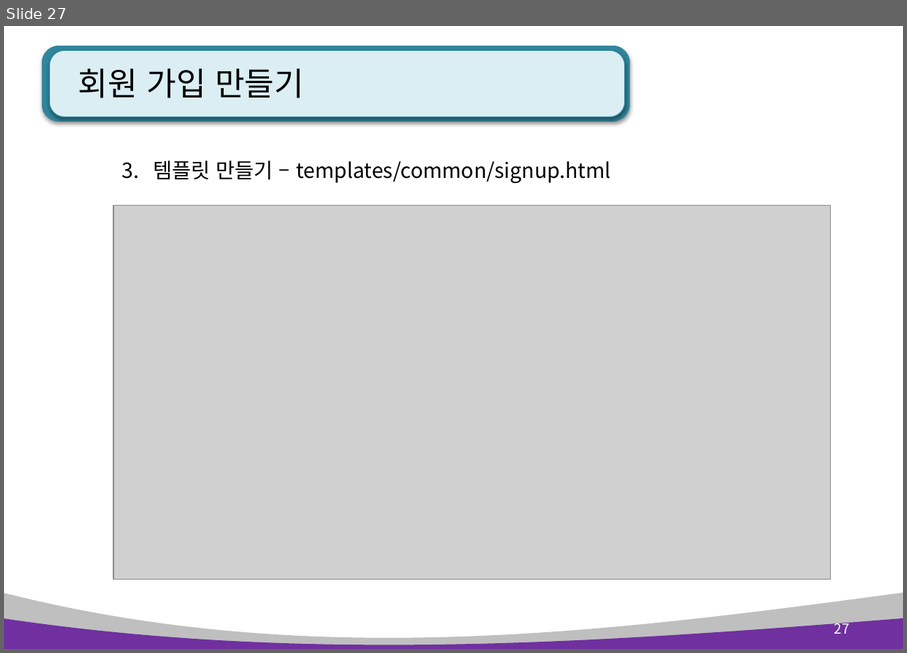
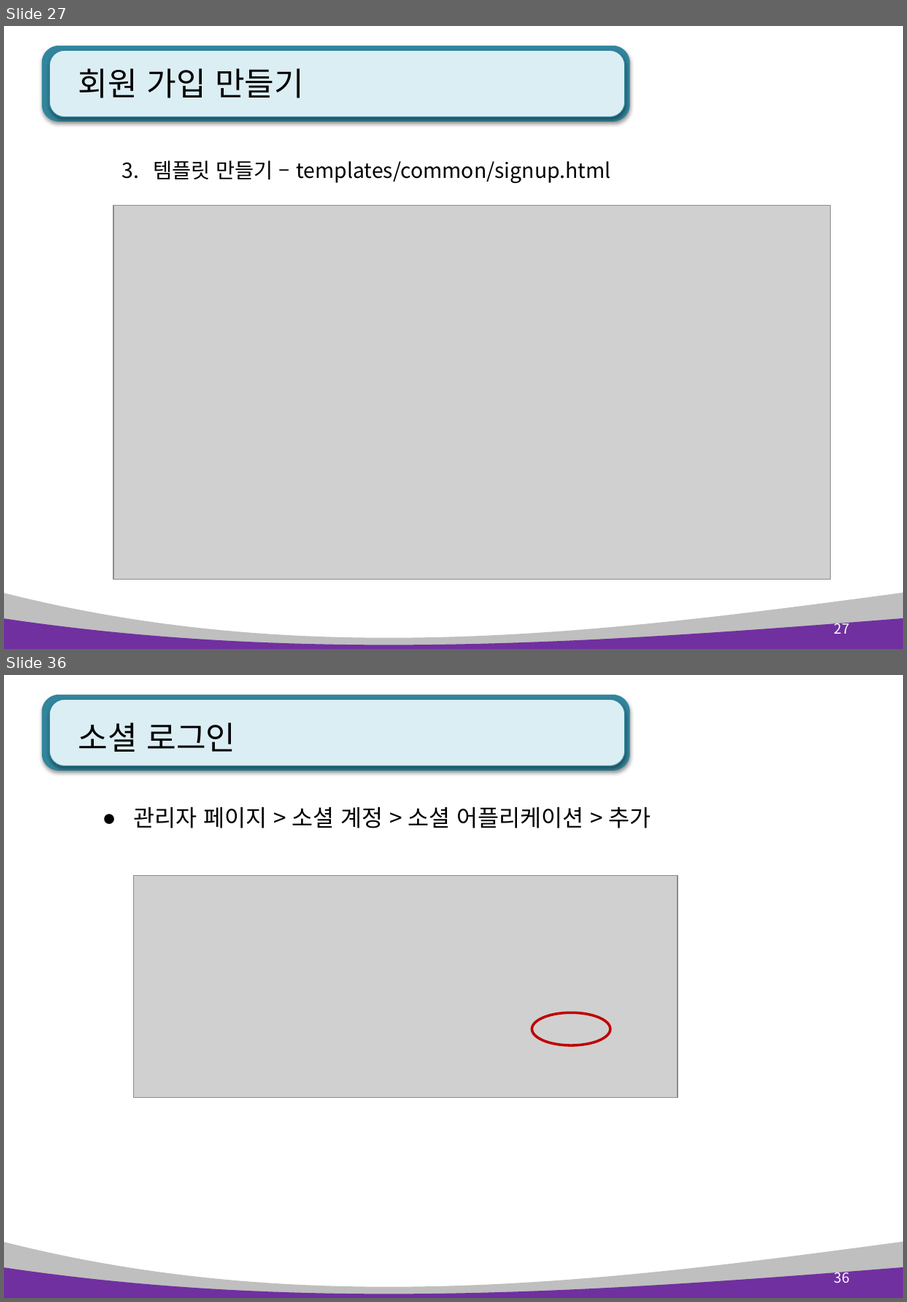
Before and after one commit to kiyongee2/green_project_web, a slide deck: django_ppt/blog_ppt/3장. blog 회원 관리.pptx. Shown one above the other, each under a label of ours: slide 27 before the commit, slides 27 and 36 after it; the slides between them are not shown. The pictures are 907x653 and 907x1302 pixels, drawn with LibreOffice and Linux fonts; fonts in the diff are those of the drawing; grey boxes stand for pictures. Boxes give left, top, right and bottom in pixels: in the first picture for what was removed or moved away, otherwise in the second. Text is boxed around its words. In the diff, an @@ line names an element or a change of style, - is before the commit and + after.

```diff
--- a/django_ppt/blog_ppt/3장. blog 회원 관리.pptx
+++ b/django_ppt/blog_ppt/3장. blog 회원 관리.pptx
@@ slide 36 added at (x1=4, y1=675, x2=903, y2=1298), background #FFFFFF; not listed: 4 template elements that a slide beside it also shows @@
@@ title added at (x1=78, y1=722, x2=235, y2=752), 28 pt, text #000000 @@
+소셜 로그인
@@ text added at (x1=133, y1=807, x2=652, y2=828), 20 pt, text #000000 @@
+● 관리자 페이지 > 소셜 계정 > 소셜 어플리케이션 > 추가
@@ picture added at (x1=133, y1=875, x2=679, y2=1098) @@
@@ ellipse added at (x1=533, y1=1012, x2=610, y2=1044), outline #C00000 2.25 pt @@
@@ page number added at (x1=835, y1=1268, x2=850, y2=1283), 12 pt, text #FFFFFF @@
+36
```
Also in this commit, not shown: 12 other slides added, 1 slide removed, 4 other files.
